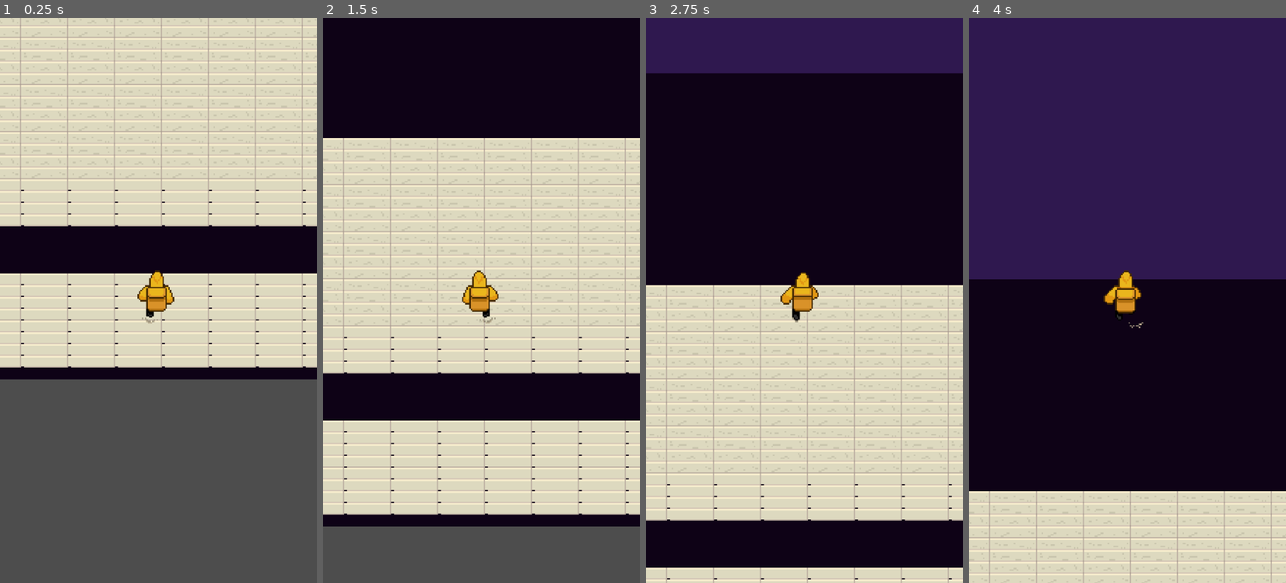
Above: before the commit, frames 1-4 (left to right).
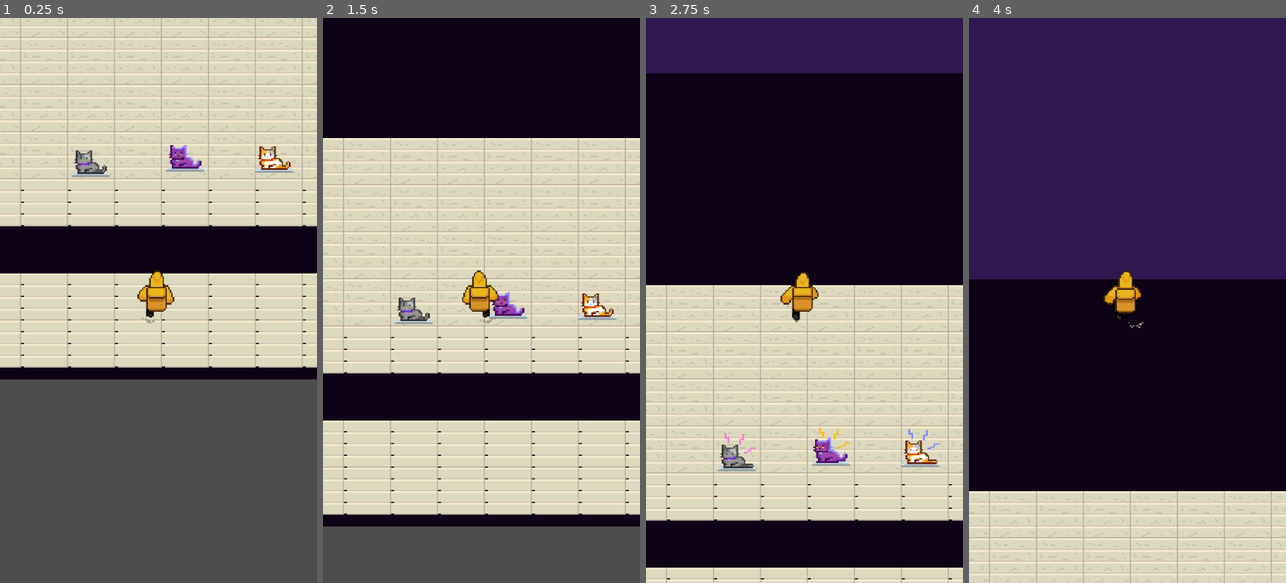
Above: after the commit, the same moments.

Repository: Blobson/break-a-leg
Game: Godot game, scene res://game.tscn
Two runs of this game, one before a commit and one after it. Both use one fixed random seed, a clock stepped at 60 frames per second and the inputs below.
Inputs (mouse positions are in pixels of both pictures, inside the frame that each line leads up to):
- Up to frame 1 (0.25 s): no input
- Up to frame 2 (1.5 s): move the mouse to (551, 272) at 0.52 s; click (551, 272) at 0.67 s; drag from (418, 328) to (465, 413) at 1.27 s
- Up to frame 3 (2.75 s): move the mouse to (836, 176) at 2.02 s; click (836, 176) at 2.17 s
- Up to frame 4 (4 s): drag from (1111, 413) to (1032, 215) at 2.77 s; move the mouse to (1222, 385) at 3.52 s; click (1222, 385) at 3.67 s

The runs differ from the first frame. In frame 1, 1.0% of the frame differs, in the area x 22-93%, y 22-29%; in frame 2, 1.0%; in frame 3, 1.2%, in the area x 22-93%, y 72-81%; in frame 4, nothing differs.

Commit message:
#27 Dev: Окно со спящей кошкой, нападающей при приближении

Diff:
--- /dev/null
+++ b/regions/residential_region/static_obstacles/sleeping_cat_1/sleeping_cat_1.tscn
@@ -0,0 +1,11 @@
+[gd_scene load_steps=4 format=3 uid="uid://deskuiqdou54l"]
+
+[ext_resource type="PackedScene" uid="uid://d2kr5335j608r" path="res://regions/residential_region/static_obstacles/spleeping_cat_base_scene/sleeping_cat_base_scene.tscn" id="1_6iik2"]
+[ext_resource type="Script" path="res://regions/residential_region/static_obstacles/spleeping_cat_base_scene/sleeping_cat.gd" id="2_04soo"]
+[ext_resource type="Texture2D" uid="uid://c0u4rb0gp7svn" path="res://regions/residential_region/static_obstacles/sleeping_cat_1/sleeping_cat_1.png" id="3_mgn7s"]
+
+[node name="SpleepingCat1" instance=ExtResource("1_6iik2")]
+script = ExtResource("2_04soo")
+
+[node name="Sprite2D" parent="." index="0"]
+texture = ExtResource("3_mgn7s")
--- /dev/null
+++ b/regions/residential_region/static_obstacles/sleeping_cat_2/sleeping_cat_2.tscn
@@ -0,0 +1,11 @@
+[gd_scene load_steps=4 format=3 uid="uid://cg7glcxum48v8"]
+
+[ext_resource type="PackedScene" uid="uid://d2kr5335j608r" path="res://regions/residential_region/static_obstacles/spleeping_cat_base_scene/sleeping_cat_base_scene.tscn" id="1_2njjw"]
+[ext_resource type="Script" path="res://regions/residential_region/static_obstacles/spleeping_cat_base_scene/sleeping_cat.gd" id="2_nnq4e"]
+[ext_resource type="Texture2D" uid="uid://cyus4cj74sgty" path="res://regions/residential_region/static_obstacles/sleeping_cat_2/sleeping_cat_2.png" id="3_61lyh"]
+
+[node name="SpleepingCat2" instance=ExtResource("1_2njjw")]
+script = ExtResource("2_nnq4e")
+
+[node name="Sprite2D" parent="." index="0"]
+texture = ExtResource("3_61lyh")
--- /dev/null
+++ b/regions/residential_region/static_obstacles/sleeping_cat_3/sleeping_cat_3.tscn
@@ -0,0 +1,11 @@
+[gd_scene load_steps=4 format=3 uid="uid://ccjr0qs0rbw7p"]
+
+[ext_resource type="PackedScene" uid="uid://d2kr5335j608r" path="res://regions/residential_region/static_obstacles/spleeping_cat_base_scene/sleeping_cat_base_scene.tscn" id="1_141sa"]
+[ext_resource type="Texture2D" uid="uid://f5b3d33lapka" path="res://regions/residential_region/static_obstacles/sleeping_cat_3/sleeping_cat_3.png" id="2_kexwv"]
+[ext_resource type="Script" path="res://regions/residential_region/static_obstacles/spleeping_cat_base_scene/sleeping_cat.gd" id="2_wb1al"]
+
+[node name="SpleepingCat3" instance=ExtResource("1_141sa")]
+script = ExtResource("2_wb1al")
+
+[node name="Sprite2D" parent="." index="0"]
+texture = ExtResource("2_kexwv")
--- /dev/null
+++ b/regions/residential_region/static_obstacles/spleeping_cat_base_scene/sleeping_cat.gd
@@ -0,0 +1,14 @@
+extends BaseStaticObstacle
+
+
+func _on_body_entered(body: Node):
+	if body.name == "Courier":
+		_deploy_to_target(body)
+	super(body)
+
+
+func _deploy_to_target(body):
+	var cat_position_x = $'.'.global_transform.origin.x
+	var courier_position_x = body.get_global_position().x
+	if courier_position_x > cat_position_x:
+		$Sprite2D.flip_h = true
--- /dev/null
+++ b/regions/residential_region/static_obstacles/spleeping_cat_base_scene/sleeping_cat_base_scene.tscn
@@ -0,0 +1,76 @@
+[gd_scene load_steps=7 format=3 uid="uid://d2kr5335j608r"]
+
+[ext_resource type="PackedScene" uid="uid://buphy8bxp5osq" path="res://regions/common/base_static_obstacle/base_static_obstacle.tscn" id="1_ep8dx"]
+
+[sub_resource type="RectangleShape2D" id="RectangleShape2D_l24lm"]
+size = Vector2(26, 26)
+
+[sub_resource type="Animation" id="Animation_bra72"]
+length = 0.001
+tracks/0/type = "value"
+tracks/0/imported = false
+tracks/0/enabled = true
+tracks/0/path = NodePath("Sprite2D:frame")
+tracks/0/interp = 1
+tracks/0/loop_wrap = true
+tracks/0/keys = {
+"times": PackedFloat32Array(0),
+"transitions": PackedFloat32Array(1),
+"update": 1,
+"values": [0]
+}
+
+[sub_resource type="Animation" id="Animation_r0ffv"]
+resource_name = "activate"
+length = 2.2
+tracks/0/type = "value"
+tracks/0/imported = false
+tracks/0/enabled = true
+tracks/0/path = NodePath("Sprite2D:frame")
+tracks/0/interp = 1
+tracks/0/loop_wrap = true
+tracks/0/keys = {
+"times": PackedFloat32Array(0, 0.2, 0.4, 0.6, 0.8, 1, 1.2, 1.4, 1.6, 1.8, 2),
+"transitions": PackedFloat32Array(1, 1, 1, 1, 1, 1, 1, 1, 1, 1, 1),
+"update": 1,
+"values": [6, 7, 8, 9, 10, 11, 12, 13, 14, 15, 16]
+}
+
+[sub_resource type="Animation" id="Animation_s72xo"]
+resource_name = "idle"
+length = 1.5
+loop_mode = 2
+tracks/0/type = "value"
+tracks/0/imported = false
+tracks/0/enabled = true
+tracks/0/path = NodePath("Sprite2D:frame")
+tracks/0/interp = 1
+tracks/0/loop_wrap = true
+tracks/0/keys = {
+"times": PackedFloat32Array(0, 0.2, 0.4, 0.7, 1, 1.3),
+"transitions": PackedFloat32Array(1, 1, 1, 1, 1, 1),
+"update": 1,
+"values": [0, 1, 2, 3, 4, 5]
+}
+
+[sub_resource type="AnimationLibrary" id="AnimationLibrary_fxl4n"]
+_data = {
+"RESET": SubResource("Animation_bra72"),
+"activate": SubResource("Animation_r0ffv"),
+"idle": SubResource("Animation_s72xo")
+}
+
+[node name="SpleepingCatBaseScene" instance=ExtResource("1_ep8dx")]
+script = null
+
+[node name="Sprite2D" parent="." index="0"]
+hframes = 18
+
+[node name="CollisionShape2D" parent="Area2D" index="0"]
+position = Vector2(0, 1)
+shape = SubResource("RectangleShape2D_l24lm")
+
+[node name="AnimationPlayer" parent="." index="2"]
+libraries = {
+"": SubResource("AnimationLibrary_fxl4n")
+}
--- a/regions/residential_region/test_level/test_level.tscn
+++ b/regions/residential_region/test_level/test_level.tscn
@@ -16,6 +16,9 @@
 [ext_resource type="PackedScene" uid="uid://c721gsodl61h8" path="res://regions/residential_region/dynamic_obstacles/falling_shoe_3/falling_shoe_3.tscn" id="14_2qbdv"]
 [ext_resource type="PackedScene" uid="uid://bh3kapw6ihggn" path="res://regions/residential_region/dynamic_obstacles/falling_shoe_2/falling_shoe_2.tscn" id="15_s16bo"]
 [ext_resource type="PackedScene" uid="uid://b0g238nwqkxsk" path="res://regions/residential_region/dynamic_obstacles/falling_shoe_1/falling_shoe_1.tscn" id="16_bnsr8"]
+[ext_resource type="PackedScene" uid="uid://cg7glcxum48v8" path="res://regions/residential_region/static_obstacles/sleeping_cat_2/sleeping_cat_2.tscn" id="13_gm8iw"]
+[ext_resource type="PackedScene" uid="uid://deskuiqdou54l" path="res://regions/residential_region/static_obstacles/sleeping_cat_1/sleeping_cat_1.tscn" id="14_wdssj"]
+[ext_resource type="PackedScene" uid="uid://ccjr0qs0rbw7p" path="res://regions/residential_region/static_obstacles/sleeping_cat_3/sleeping_cat_3.tscn" id="15_steao"]
 
 [sub_resource type="TileSetAtlasSource" id="TileSetAtlasSource_6b6r7"]
 texture = ExtResource("1_keg3t")
@@ -154,3 +157,12 @@
 
 [node name="FallingShoe1" parent="." instance=ExtResource("16_bnsr8")]
 position = Vector2(338.8, 1552.4)
+
+[node name="SpleepingCat2" parent="." instance=ExtResource("13_gm8iw")]
+position = Vector2(367.2, 1937.2)
+
+[node name="SpleepingCat1" parent="." instance=ExtResource("14_wdssj")]
+position = Vector2(431.6, 1933.6)
+
+[node name="SpleepingCat3" parent="." instance=ExtResource("15_steao")]
+position = Vector2(492.4, 1934.4)
Binary file added: regions/residential_region/static_obstacles/sleeping_cat_1/sleeping_cat_1.png
Not shown, added: regions/residential_region/static_obstacles/sleeping_cat_1/sleeping_cat_1.png.import
Binary file added: regions/residential_region/static_obstacles/sleeping_cat_2/sleeping_cat_2.png
Not shown, added: regions/residential_region/static_obstacles/sleeping_cat_2/sleeping_cat_2.png.import
Binary file added: regions/residential_region/static_obstacles/sleeping_cat_3/sleeping_cat_3.png
Not shown, added: regions/residential_region/static_obstacles/sleeping_cat_3/sleeping_cat_3.png.import
